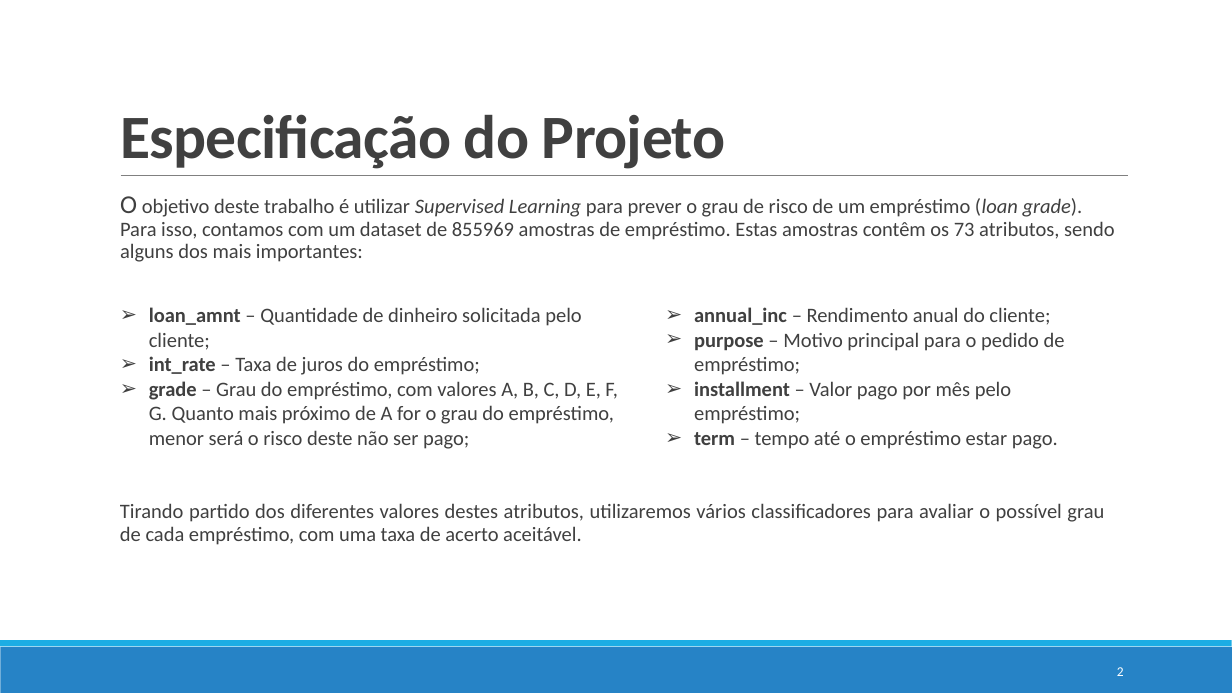
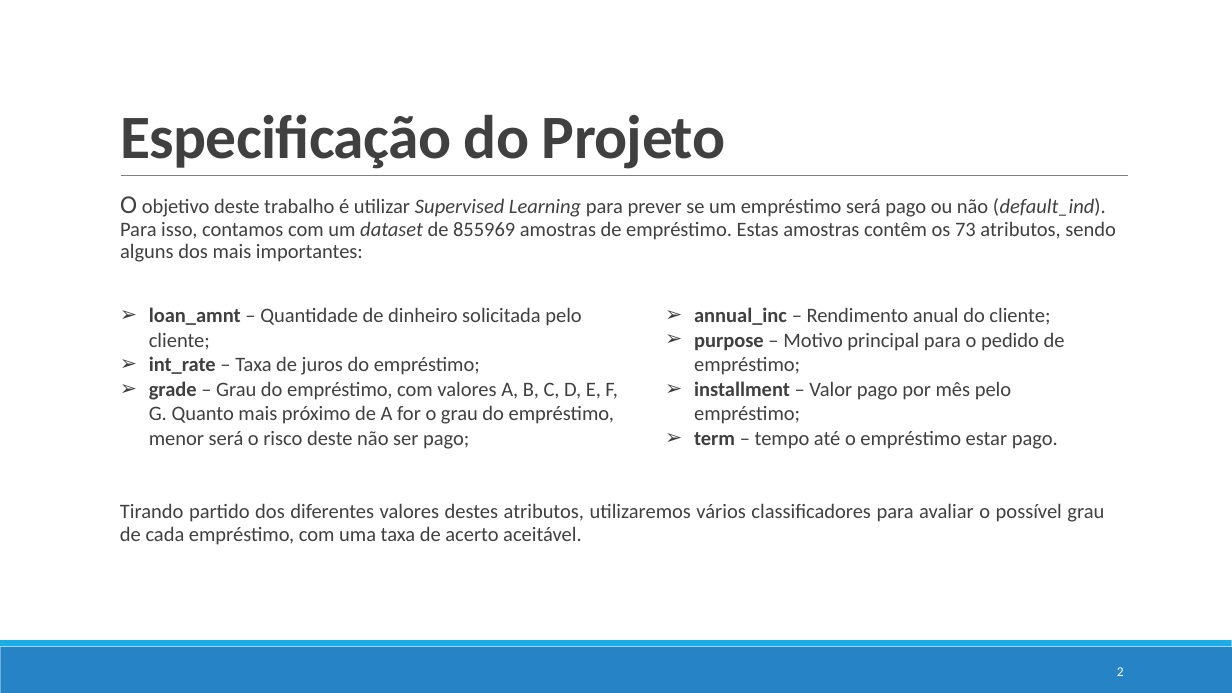
Before and after one commit to pedrovponte/IART-g39, a slide deck: slide 2 of proj2/docs/finalpresentation.pptx. Drawn at 1232x693 pixels with LibreOffice and Linux fonts; fonts in the diff are those of the drawing. Boxes give left, top, right and bottom in pixels: in the first picture for what was removed or moved away, otherwise in the second. Text is boxed around its words. In the diff, an @@ line names an element or a change of style, - is before the commit and + after.

```diff
--- a/proj2/docs/finalpresentation.pptx
+++ b/proj2/docs/finalpresentation.pptx
@@ text at (120,196,1115,262): text changed @@
-  O objetivo deste trabalho é utilizar Supervised Learning para prever o grau de risco de um empréstimo (loan grade). Para isso, contamos com um dataset de 855969 amostras de empréstimo. Estas amostras contêm os 73 atributos, sendo alguns dos mais importantes:
+  O objetivo deste trabalho é utilizar Supervised Learning para prever se um empréstimo será pago ou não (default_ind). Para isso, contamos com um dataset de 855969 amostras de empréstimo. Estas amostras contêm os 73 atributos, sendo alguns dos mais importantes:
```
Also in this commit, not shown: 4 other slides changed.
